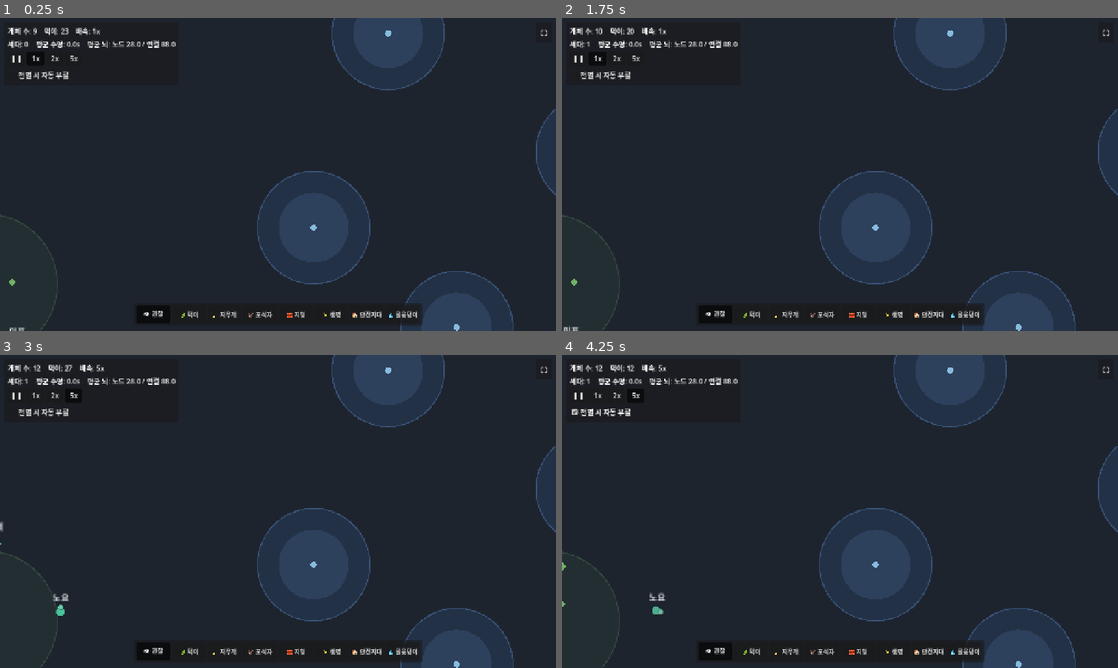
Above: before the commit, frames 1-4 (two rows, left to right).
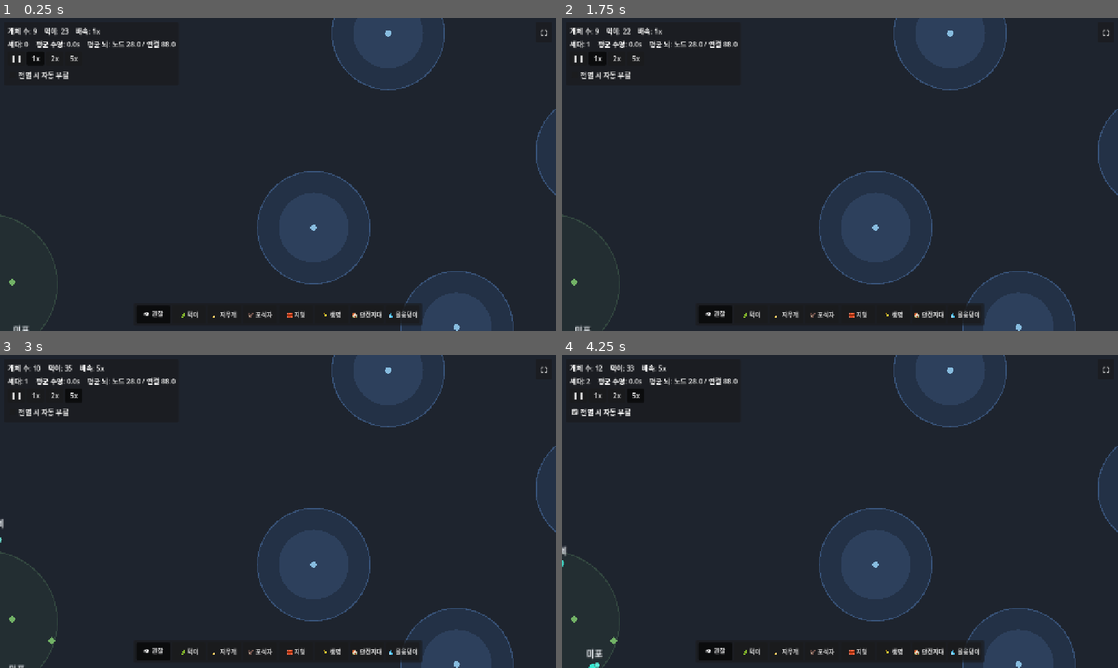
Above: after the commit, the same moments.

Repository: MoriochoRadio/mindlings
Game: Godot game, scene res://scenes/Main.tscn
Two runs of this game, one before a commit and one after it. Both use one fixed random seed, a clock stepped at 60 frames per second and the inputs below.
Inputs:
- Up to frame 1 (0.25 s): no input
- Up to frame 2 (1.75 s): click "❚❚" at 0.5 s; click "1x" at 1.25 s
- Up to frame 3 (3 s): click "2x" at 2 s; click "5x" at 2.75 s
- Up to frame 4 (4.25 s): click "전멸 시 자동 부활" at 3.5 s

The runs differ from the first frame. In frame 1, less than 0.1% of the frame differs, in the area x 1-6%, y 98-100%; in frame 2, 0.2%; in frame 3, 0.2%; in frame 4, 0.3%, in the area x 0-19%, y 3-100%.

Commit message:
fix(표류 사망): 물/먹이 챙긴 뒤 구석으로 떠나 죽는 버그 — 만족 안정화 + 경계 넛지
증상: 먹이 근처에 있다가 물을 마신 뒤 맵 구석으로 이동해 자원에서 멀어져 굶/탈수로 죽음.

진단:
 - (원인1·확인) 신경망 편향(bias) 노드는 센서가 모두 0이어도 이동 출력에 상수 오프셋을 더한다 →
   욕구를 다 채워(만족) 끌어줄 자원 입력이 없을 때, 이 '잔여 방향 편향'으로 한쪽으로 표류 → 구석 박힘.
 - (원인2·해당없음) 방향 센서는 이미 자원이 없으면 (0,0)로 중립 — food/water/kin/pred/refuge/alarm_dir
   모두 ZERO 기본값. 표류성 편향의 출처가 아님.
 - (원인3·해당없음) 갈증 반사는 만족 시 urge=0이라 잔여 벡터 없음. 마신 직후 '가장 가까운 물'도 방금
   그 웅덩이라 먼 구석으로 안 바뀜.
 - (추가 버그) _update_stuck이 벽이 있을 때(has_walls)만 동작 → 벽 없는 기본 세계에선 경계 구석에
   박혀도 탈출 넛지가 영영 안 걸림.

처방:
 1) 자원 없을 때 센서 중립(0): 이미 그러함을 확인(방어 기본값 유지).
 2) '만족' 안정화: 허기·갈증이 모두 content_need_level 초과 + 위험 없음이면, 편향 표류 대신 가장 가까운
    자원(먹이 우선) 곁에 머문다 — 멀면 content_drift로 완만히 모이고, content_keep_radius 안이면 거의
    멈춰 쉰다. → 욕구 채운 뒤 자원 근처에서 생활을 이어감(구석으로 안 떠남).
 3) 경계 구석 탈출 넛지: _update_stuck을 벽 없이도 동작하게 — 거의 못 움직이고 경계 근처인데 곁에 자원도
    없으면 맵 안쪽으로 넛지. 단 자원 곁에서 쉬는(만족) 개체는 오인 넛지하지 않게 _resource_within로 가드.

모두 @export(content_need_level/keep_radius/drift).

검증(C:\godot 헤드리스):
 - 네 구석에 '욕구 가득' 개체 배치 후 ~10s: 배치 개체 4/4 전부 생존(구석 사망 0), 대부분 안쪽 복귀. 다회 일관.
 - 기본 세계 2000프레임: 개체 수 11~12 안정(만족 안정화가 채집을 막지 않음). 에러 0.

Co-Authored-By: Claude Opus 4.8 (1M context) <noreply@anthropic.com>

Diff:
--- a/scripts/Creature.gd
+++ b/scripts/Creature.gd
@@ -98,6 +98,15 @@
 @export var move_smoothing_rate: float = 12.0
 ## 먹이에 거의 도착하면 속도를 줄여 정착(오버슈트 진동 방지). 0=감속 없음, 1=강하게.
 @export_range(0.0, 1.0) var arrival_damping: float = 0.82
+
+@export_subgroup("만족 안정화(표류 사망 방지)")
+## 두 욕구(허기·갈증)가 모두 이 비율을 넘고 위험이 없으면 '만족' 상태로 본다. 이때 신경망 편향(bias)이
+## 남기는 잔여 방향 드라이브로 구석으로 흘러가지 않게, 가장 가까운 자원 곁에 머무는 안정 행동으로 바꾼다.
+@export_range(0.0, 1.0) var content_need_level: float = 0.6
+## 만족 상태에서 자원에 이만큼(px) 안으로 들면 거의 멈춰 쉰다. 더 멀면 완만히 자원 쪽으로 모인다(머묾).
+@export var content_keep_radius: float = 72.0
+## 만족 상태에서 자원으로 완만히 다가갈 때의 속도 배율(작게 — 한가로이 모이는 느낌, 전속 추격 아님).
+@export_range(0.0, 1.0) var content_drift: float = 0.4
 
 @export_group("끼임 방지")
 ## 이 시간(초) 동안 거의 못 움직이면 '끼임'으로 보고 열린 쪽으로 밀어낸다.
@@ -316,6 +325,24 @@
 				if to_water.length() > 0.001:
 					_drive = (_drive + to_water.normalized() * urge * thirst_drive_strength).limit_length(1.0)
 
+		# 만족 안정화(표류 사망 방지): 두 욕구가 모두 충분하고 위험이 없으면, 신경망 편향이 남기는 잔여
+		# 드라이브로 구석으로 흘러가지 않게 가장 가까운 자원(먹이 우선) 곁에 머문다. 멀면 완만히 다가가고,
+		# 가까우면 거의 멈춰 쉰다 → '물 마신 뒤 구석으로 떠나 죽는' 현상 제거(자원 근처에서 생활 지속).
+		var en: float = energy / max_energy if max_energy > 0.0 else 0.0
+		var wn2: float = water / max_water if max_water > 0.0 else 1.0
+		if en > content_need_level and wn2 > content_need_level \
+				and _last_sense[BrainBuilder.IN_PRED_NEAR] < 0.2:
+			var home: Node2D = _food_target if (_food_target != null and is_instance_valid(_food_target)) else _water_target
+			if home != null and is_instance_valid(home):
+				var to_home: Vector2 = home.position - position
+				var hd: float = to_home.length()
+				if hd > content_keep_radius:
+					_drive = to_home / hd * content_drift  # 한가로이 자원 쪽으로 모인다
+				else:
+					_drive *= 0.12                         # 자원 곁에서 거의 멈춰 쉰다(완만한 미동)
+			else:
+				_drive *= 0.12  # 자원이 안 보이면 표류를 멈춘다(구석 탈출은 _update_stuck 넛지가 담당)
+
 	# 경계 접선 슬라이드: 가장자리에서 바깥으로 향하면 미끄러지거나 안쪽으로 보정(박힘/아사 방지).
 	if _world != null:
 		_drive = _world.slide_at_bounds(position, _drive)
@@ -597,10 +624,11 @@
 func get_avoid_skill() -> float:
 	return _avoid_skill
 
-## 끼임 감지: 벽이 있을 때, 일정 시간 거의 못 움직였고 주변이 막혀 있으면 열린 쪽으로 넛지 시작.
-## (모터 안정화 — 벽에 영구히 끼는 일을 없앤다. 열린 공간에서 쉬는 개체는 건드리지 않는다.)
+## 끼임 감지: 일정 시간 거의 못 움직였으면 빠져나올 방향으로 넛지 시작.
+## (1)벽에 끼면 열린 쪽으로(기존). (2)벽이 없어도 맵 '경계 구석'에 박혀 자원도 없으면 안쪽으로 — 표류해
+## 구석에 갇혀 죽는 것을 막는다. 자원 곁에서 쉬는(만족) 개체는 건드리지 않는다(곁에 자원 있으면 넛지 X).
 func _update_stuck(delta: float) -> void:
-	if _world == null or _nudge_timer > 0.0 or not _world.has_walls():
+	if _world == null or _nudge_timer > 0.0:
 		_stuck_accum = 0.0
 		_stuck_ref = position
 		return
@@ -608,12 +636,34 @@
 	if _stuck_accum < stuck_check_interval:
 		return
 	if position.distance_to(_stuck_ref) < stuck_min_move:
-		var esc: Vector2 = _world.open_direction(position, float(_world.wall_cell) * 2.0)
+		var esc: Vector2 = Vector2.ZERO
+		if _world.has_walls():
+			esc = _world.open_direction(position, float(_world.wall_cell) * 2.0)
+		# 벽 탈출이 없고, 경계 구석에 박혔는데 곁에 자원도 없으면 → 맵 안쪽으로 넛지(표류 사망 방지).
+		if esc == Vector2.ZERO and _near_boundary() and not _resource_within(content_keep_radius):
+			esc = (_bounds.get_center() - position).normalized()
 		if esc != Vector2.ZERO:
 			_nudge_dir = esc
 			_nudge_timer = nudge_duration
 	_stuck_ref = position
 	_stuck_accum = 0.0
+
+## 지금 맵 경계 가까이(여유 margin px)에 있는가 — 경계 구석 끼임 판정용.
+func _near_boundary() -> bool:
+	var m: float = 24.0
+	return position.x <= _bounds.position.x + m or position.x >= _bounds.end.x - m \
+		or position.y <= _bounds.position.y + m or position.y >= _bounds.end.y - m
+
+## 가장 가까운 먹이/물이 이 거리(px) 안에 있는가 — '자원 곁에 머무는' 개체를 끼임으로 오인해 넛지하지 않게.
+func _resource_within(dist: float) -> bool:
+	var d2: float = dist * dist
+	if _food_target != null and is_instance_valid(_food_target) \
+			and position.distance_squared_to(_food_target.position) < d2:
+		return true
+	if _water_target != null and is_instance_valid(_water_target) \
+			and position.distance_squared_to(_water_target.position) < d2:
+		return true
+	return false
 
 ## 성능: 위치/회전은 transform으로 처리되어 다시 그릴 필요가 없다. 색(에너지)만 바뀔 때 그린다.
 ## 에너지를 12단계로 양자화해, 단계가 바뀔 때만 queue_redraw(매 프레임 X → 200개 부담 제거).
